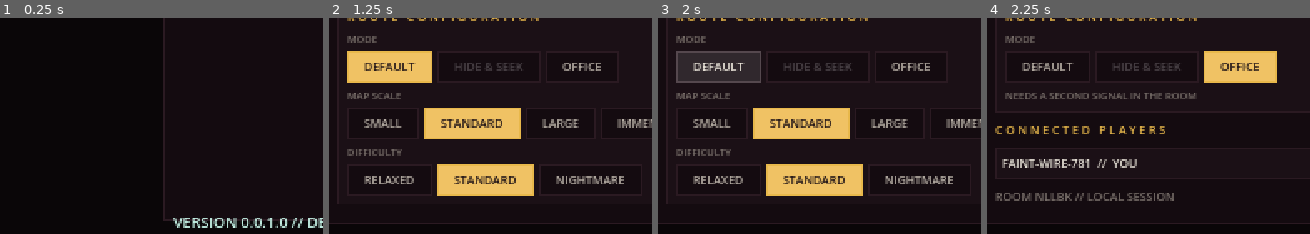
Above: before the commit, frames 1-4 (left to right).
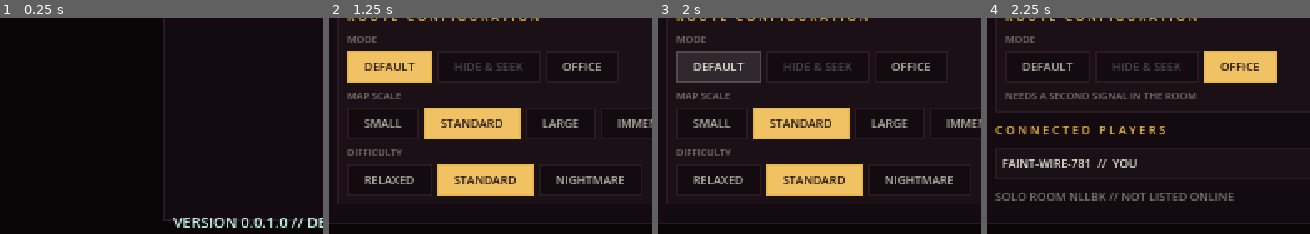
Above: after the commit, the same moments.

Repository: KyttuXD/LastRouteGodot
Game: Godot game, scene res://scenes/main_menu.tscn
Same seed, same stepped clock (60 frames per second), same inputs: the game is played once before the commit and once after it.
Inputs:
- Up to frame 1 (0.25 s): no input
- Up to frame 2 (1.25 s): click "PLAY" at 0.5 s
- Up to frame 3 (2 s): click "DEFAULT" at 1.25 s
- Up to frame 4 (2.25 s): click "OFFICE" at 2 s
The pictures show only the part of the screen within x 3-53%, y 50-100%; the shares and areas given below are measured in that part.

Frames 1-3 are identical in both runs. In frame 4, 1.7% of the frame differs, in the area x 2-77%, y 81-85%.

Commit message:
Align room staging with the primary server

Diff:
--- a/scripts/validate_room.gd
+++ b/scripts/validate_room.gd
@@ -41,6 +41,11 @@
 		"the updater offered its own build commit")
 	_expect(not UpdateManager._update_needed("0.0.1.0", "0.0.1.0", "", "source"),
 		"an editor/source run was treated as an exported revision")
+	_expect(RoomState.valid_room_code("ABCDE"),
+		"a valid primary-server room code was rejected")
+	for invalid_code in ["ABCD", "ABCDEF", "AB0DE", "ABIDE", "ABODE"]:
+		_expect(not RoomState.valid_room_code(invalid_code),
+			"invalid room code %s was accepted" % invalid_code)
 	RoomState.create_local(RoomState.Mode.DEFAULT)
 	_expect(RoomState.code.length() == RoomState.CODE_LENGTH,
 		"room code is %d characters" % RoomState.code.length())
@@ -123,6 +128,28 @@
 		"the removed custom-host label is still visible")
 	_expect(lobby.find_child("DebugCustomHostRow", true, false) == null,
 		"the removed custom-host controls are still visible")
+	var create_online := lobby.find_child("CreateOnlineRoomButton", true, false) as Button
+	var join_online := lobby.find_child("JoinOnlineRoomButton", true, false) as Button
+	var code_input := lobby.find_child("PrimaryRoomCodeInput", true, false) as LineEdit
+	_expect(create_online != null and create_online.text == "CREATE ONLINE ROOM",
+		"the primary create-room action is missing or mislabeled")
+	_expect(join_online != null and join_online.text == "JOIN ONLINE ROOM",
+		"the primary join-room action is missing or mislabeled")
+	_expect(code_input != null and code_input.placeholder_text == "ROOM CODE",
+		"the primary room-code input is missing or mislabeled")
+	if join_online != null:
+		_expect(join_online.disabled, "join is enabled without a valid room code")
+	var old_connection_copy := ["HOST + LIST ROOM", "JOIN ROOM CODE", "LOCAL SESSION",
+		"JOIN AT", "GO OFFLINE", "127.0.0.1", ":8421"]
+	for node in lobby.find_children("*", "Control", true, false):
+		var copy := ""
+		if node is Label or node is Button:
+			copy = String(node.text)
+		elif node is LineEdit:
+			copy = "%s %s" % [node.text, node.placeholder_text]
+		for retired in old_connection_copy:
+			_expect(not copy.contains(retired),
+				"staging still exposes retired connection copy '%s'" % retired)
 	lobby.queue_free()
 	await host.get_tree().process_frame
 
--- a/src/autoload/backend_client.gd
+++ b/src/autoload/backend_client.gd
@@ -188,6 +188,7 @@
 		if operation == "heartbeat" and response_code in [403, 404]:
 			registered = false
 			_token = ""
+			registration_changed.emit(false, "PRIMARY SERVER RESTARTED // RELISTING ROOM")
 			call_deferred("register_room", registered_code, _port,
 				_player_count, _session_active)
 		return
--- a/src/autoload/room_state.gd
+++ b/src/autoload/room_state.gd
@@ -136,14 +136,14 @@
 	var error := _peer.create_server(port, MAX_PLAYERS)
 	if error != OK:
 		_peer = null
-		return "COULD NOT OPEN PORT %d" % port
+		return "COULD NOT CREATE ONLINE ROOM // NETWORK PORT UNAVAILABLE"
 	multiplayer.multiplayer_peer = _peer
 	_host_port = port
 	online = true
 	connecting = false
 	is_host = true
 	session_active = false
-	status_message = "HOSTING ON PORT %d" % port
+	status_message = "REGISTERING ROOM WITH PRIMARY SERVER"
 	peers = {1: _local_name()}
 	_bind_signals()
 	Backend.register_room(code, port, peers.size(), session_active)
@@ -171,7 +171,7 @@
 	connecting = true
 	is_host = false
 	session_active = false
-	status_message = "CONNECTING TO %s:%d..." % [trimmed, port]
+	status_message = "JOINING ROOM THROUGH PRIMARY SERVER"
 	peers = {}
 	_bind_signals()
 	changed.emit()
@@ -233,7 +233,7 @@
 func _on_directory_registration(listed: bool, message: String) -> void:
 	if not online or not is_host:
 		return
-	status_message = message if listed else "HOSTING ON PORT %d // %s" % [_host_port, message]
+	status_message = message if listed else "PRIMARY SERVER LISTING FAILED // %s" % message
 	changed.emit()
 
 
@@ -247,7 +247,7 @@
 
 
 func _on_connection_failed() -> void:
-	_close_failed_connection("CONNECTION FAILED // CHECK ADDRESS AND PORT")
+	_close_failed_connection("ROOM CONNECTION FAILED // TRY THE CODE AGAIN")
 
 
 func _on_server_disconnected() -> void:
@@ -386,7 +386,7 @@
 	if candidate == Mode.HIDE_SEEK:
 		return "NEEDS A SECOND SIGNAL IN THE ROOM"
 	if candidate == Mode.OFFICE and online:
-		return "OFFICE MODE IS LOCAL ONLY // GO OFFLINE FIRST"
+		return "OFFICE MODE IS SOLO ONLY // CLOSE ONLINE ROOM FIRST"
 	return ""
 
 
@@ -397,6 +397,16 @@
 
 func mode_label() -> String:
 	return String(MODE_LABELS.get(mode, "?"))
+
+
+static func valid_room_code(value: String) -> bool:
+	var clean := value.strip_edges().to_upper()
+	if clean.length() != CODE_LENGTH:
+		return false
+	for glyph in clean:
+		if not CODE_ALPHABET.contains(glyph):
+			return false
+	return true
 
 
 ## Office Mode is singleplayer by design -- the mode is a lone night shift, and
@@ -476,6 +486,10 @@
 func enter(tree: SceneTree) -> void:
 	if connecting or (online and not is_host):
 		return
+	if online and is_host and Backend.configured() and not Backend.registered:
+		status_message = "WAITING FOR PRIMARY SERVER TO LIST THIS ROOM"
+		changed.emit()
+		return
 	if not mode_available(mode):
 		status_message = mode_unavailable_reason(mode)
 		changed.emit()
--- a/src/ui/room_lobby.gd
+++ b/src/ui/room_lobby.gd
@@ -94,18 +94,19 @@
 	var notice := _notice if not _notice.is_empty() else RoomState.status_message
 	if not notice.is_empty():
 		column.add_child(_label(notice, Palette.ALERT, 7))
-	column.add_child(_label(
-		"ROOM %s // ONLINE // %d CONNECTED"
-			% [RoomState.code, RoomState.roster().size()] if RoomState.online
-		else "CONNECTING TO HOST..." if RoomState.connecting
-		else "ROOM %s // LOCAL SESSION" % RoomState.code,
-		Palette.MUTED, 7))
-	if RoomState.online and RoomState.is_host:
-		var addresses := RoomState.host_addresses()
-		if not addresses.is_empty():
-			column.add_child(_label("JOIN AT %s:%d" % [", ".join(addresses),
-				RoomState.DEFAULT_PORT], Palette.MUTED, 7))
+	column.add_child(_label(_connection_summary(), Palette.MUTED, 7))
 	column.add_child(_actions())
+
+
+func _connection_summary() -> String:
+	if RoomState.connecting:
+		return "JOINING THROUGH PRIMARY SERVER..."
+	if RoomState.online and RoomState.is_host and not Backend.registered:
+		return "REGISTERING ROOM %s WITH PRIMARY SERVER..." % RoomState.code
+	if RoomState.online:
+		return "ROOM %s // PRIMARY SERVER // %d CONNECTED" % [RoomState.code,
+			RoomState.roster().size()]
+	return "SOLO ROOM %s // NOT LISTED ONLINE" % RoomState.code
 
 
 func _seed_block() -> Control:
@@ -219,13 +220,16 @@
 	stack.add_child(row)
 
 	var enter := Button.new()
+	enter.name = "EnterRouteButton"
 	enter.text = "CONNECTING..." if RoomState.connecting else (
 		"WAITING FOR HOST" if RoomState.online and not RoomState.is_host
+		else "WAITING FOR PRIMARY SERVER" if RoomState.online and not Backend.registered
 		else RoomState.start_label())
 	enter.add_theme_font_size_override("font_size", 10)
 	enter.custom_minimum_size = Vector2(0, 18)
 	Palette.style_button(enter, true)
 	enter.disabled = RoomState.connecting or (RoomState.online and not RoomState.is_host) \
+		or (RoomState.online and RoomState.is_host and not Backend.registered) \
 		or not RoomState.mode_available(RoomState.mode)
 	if not enter.disabled:
 		enter.pressed.connect(func() -> void: RoomState.enter(get_tree()))
@@ -242,7 +246,8 @@
 	row.add_child(reroll)
 
 	var leave := Button.new()
-	leave.text = "LEAVE ROOM"
+	leave.name = "BackToMenuButton"
+	leave.text = "BACK TO MAIN MENU"
 	leave.add_theme_font_size_override("font_size", 7)
 	leave.custom_minimum_size = Vector2(0, 18)
 	Palette.style_button(leave, false)
@@ -255,63 +260,93 @@
 	# codes into ENet endpoints internally; raw addresses are never shown or
 	# accepted by the lobby.
 	if not RoomState.online and not RoomState.connecting:
-		stack.add_child(_label(Backend.directory_label(), Palette.MUTED, 6))
+		stack.add_child(_label("PRIMARY CO-OP SERVER // ROOM CODES", Palette.MUTED, 6))
 		var directory_row := HBoxContainer.new()
 		directory_row.add_theme_constant_override("separation", 5)
 		stack.add_child(directory_row)
 		var host := Button.new()
-		host.text = "HOST + LIST ROOM" if Backend.configured() else "HOST ROOM"
+		host.name = "CreateOnlineRoomButton"
+		host.text = "CREATE ONLINE ROOM"
 		host.add_theme_font_size_override("font_size", 7)
 		host.custom_minimum_size = Vector2(0, 18)
 		Palette.style_button(host, false)
-		host.pressed.connect(func() -> void: _network(RoomState.host_room()))
+		host.disabled = not Backend.configured() or OS.has_feature("web")
+		host.tooltip_text = "Native ENet co-op is unavailable in Web builds." \
+			if OS.has_feature("web") else "Create a room and list its code on the primary server."
+		if not host.disabled:
+			host.pressed.connect(_create_online_room)
 		directory_row.add_child(host)
 
-		if Backend.configured():
-			var room_code := LineEdit.new()
-			room_code.text = _join_code
-			room_code.placeholder_text = "5-CHAR ROOM CODE"
-			room_code.max_length = RoomState.CODE_LENGTH
-			room_code.custom_minimum_size = Vector2(118, 18)
-			room_code.add_theme_font_size_override("font_size", 7)
-			room_code.text_changed.connect(func(value: String) -> void:
-				_join_code = value.to_upper())
-			directory_row.add_child(room_code)
-			var code_join := Button.new()
-			code_join.text = "JOIN ROOM CODE"
-			code_join.add_theme_font_size_override("font_size", 7)
-			code_join.custom_minimum_size = Vector2(0, 18)
-			Palette.style_button(code_join, false)
-			code_join.pressed.connect(func() -> void:
-				_notice = "LOOKING UP ROOM %s..." % _join_code
-				Backend.resolve_room(_join_code)
-				_rebuild())
-			directory_row.add_child(code_join)
+		var room_code := LineEdit.new()
+		room_code.name = "PrimaryRoomCodeInput"
+		room_code.text = _join_code
+		room_code.placeholder_text = "ROOM CODE"
+		room_code.max_length = RoomState.CODE_LENGTH
+		room_code.custom_minimum_size = Vector2(88, 18)
+		room_code.add_theme_font_size_override("font_size", 7)
+		directory_row.add_child(room_code)
+		var code_join := Button.new()
+		code_join.name = "JoinOnlineRoomButton"
+		code_join.text = "JOIN ONLINE ROOM"
+		code_join.add_theme_font_size_override("font_size", 7)
+		code_join.custom_minimum_size = Vector2(0, 18)
+		Palette.style_button(code_join, false)
+		code_join.disabled = not RoomState.valid_room_code(_join_code) \
+			or not Backend.configured() or OS.has_feature("web")
+		code_join.tooltip_text = "Enter the five-character room code from the host."
+		room_code.text_changed.connect(func(value: String) -> void:
+			_join_code = value.strip_edges().to_upper()
+			code_join.disabled = not RoomState.valid_room_code(_join_code) \
+				or not Backend.configured() or OS.has_feature("web"))
+		room_code.text_submitted.connect(func(_value: String) -> void:
+			if not code_join.disabled:
+				_resolve_online_room())
+		code_join.pressed.connect(_resolve_online_room)
+		directory_row.add_child(code_join)
+		if OS.has_feature("web"):
+			stack.add_child(_label("WEB BUILD IS SOLO // ONLINE CO-OP NEEDS WEBRTC",
+				Palette.ALERT, 6))
 
 	else:
 		var network_row := HBoxContainer.new()
 		network_row.add_theme_constant_override("separation", 5)
 		stack.add_child(network_row)
 		var close := Button.new()
-		close.text = "CANCEL CONNECTION" if RoomState.connecting else "GO OFFLINE"
+		close.name = "LeaveOnlineRoomButton"
+		close.text = "CANCEL JOIN" if RoomState.connecting else (
+			"CLOSE ONLINE ROOM" if RoomState.is_host else "LEAVE ONLINE ROOM")
 		close.add_theme_font_size_override("font_size", 7)
 		close.custom_minimum_size = Vector2(0, 18)
 		Palette.style_button(close, false)
 		close.pressed.connect(func() -> void:
-			_notice = "CONNECTION CLOSED"
+			_notice = "RETURNED TO SOLO ROOM"
 			RoomState.status_message = _notice
 			RoomState.leave_network())
 		network_row.add_child(close)
 	return stack
 
 
-## Show why a host or join failed rather than silently doing nothing -- a port
-## already in use is the single most likely outcome of testing this with two
-## windows, and it looks identical to a dead button.
+## Show why creating or joining through the primary service failed rather than
+## silently doing nothing.
 func _network(error: String) -> void:
 	if error.is_empty():
 		return
 	_notice = error
+	_rebuild()
+
+
+func _create_online_room() -> void:
+	_notice = ""
+	_network(RoomState.host_room())
+
+
+func _resolve_online_room() -> void:
+	if not RoomState.valid_room_code(_join_code):
+		_notice = "ENTER A VALID FIVE-CHARACTER ROOM CODE"
+		_rebuild()
+		return
+	_notice = "LOOKING UP ROOM %s ON PRIMARY SERVER..." % _join_code
+	Backend.resolve_room(_join_code)
 	_rebuild()
 
 
@@ -322,9 +357,8 @@
 		return
 	var address := String(endpoint.get("address", ""))
 	var port := int(endpoint.get("port", RoomState.DEFAULT_PORT))
+	_notice = ""
 	_network(RoomState.join_room(address, port))
-
-
 func _label(text: String, tint: Color, size: int) -> Label:
 	var label := Label.new()
 	label.text = text
Not shown, changed: MIGRATION.md
